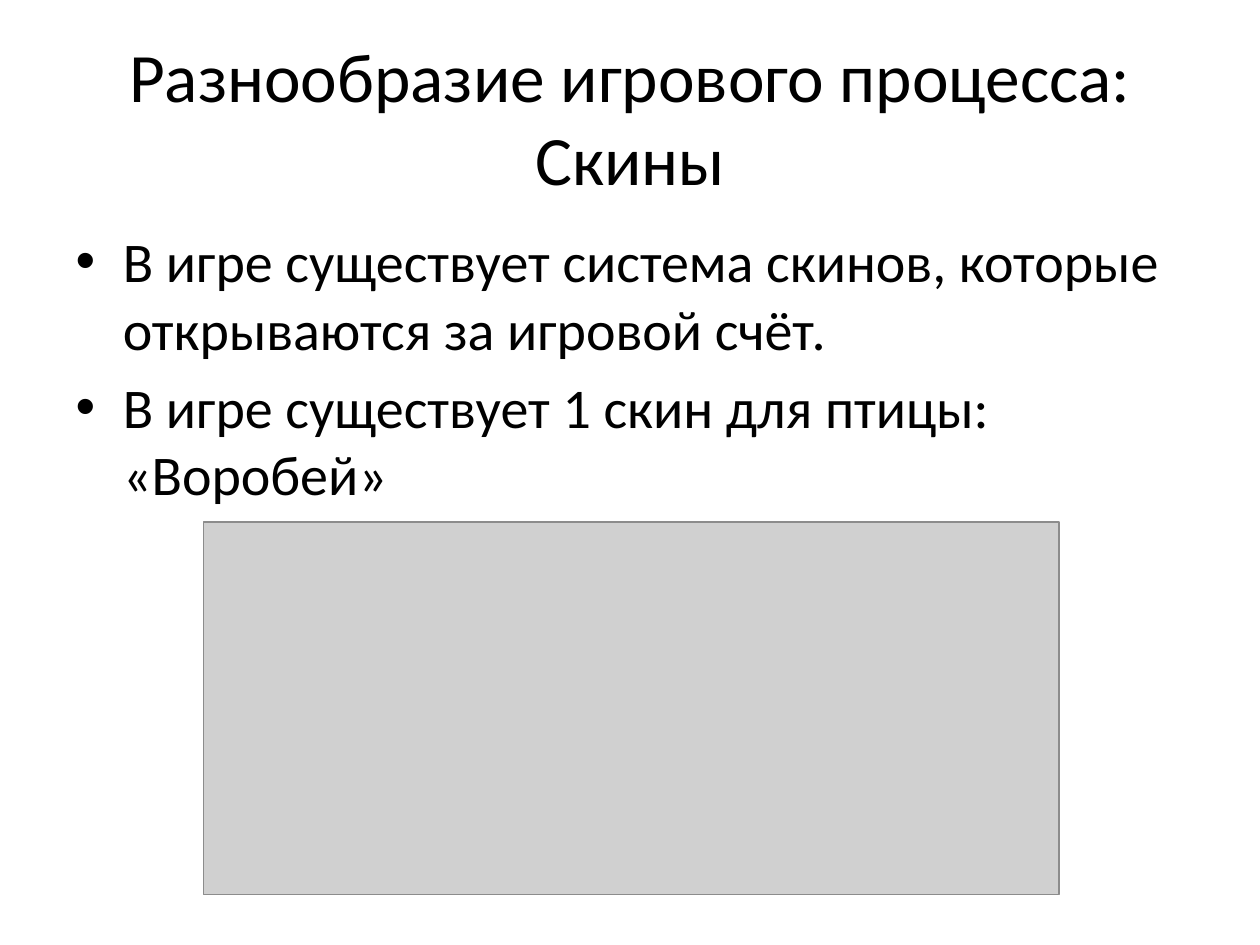
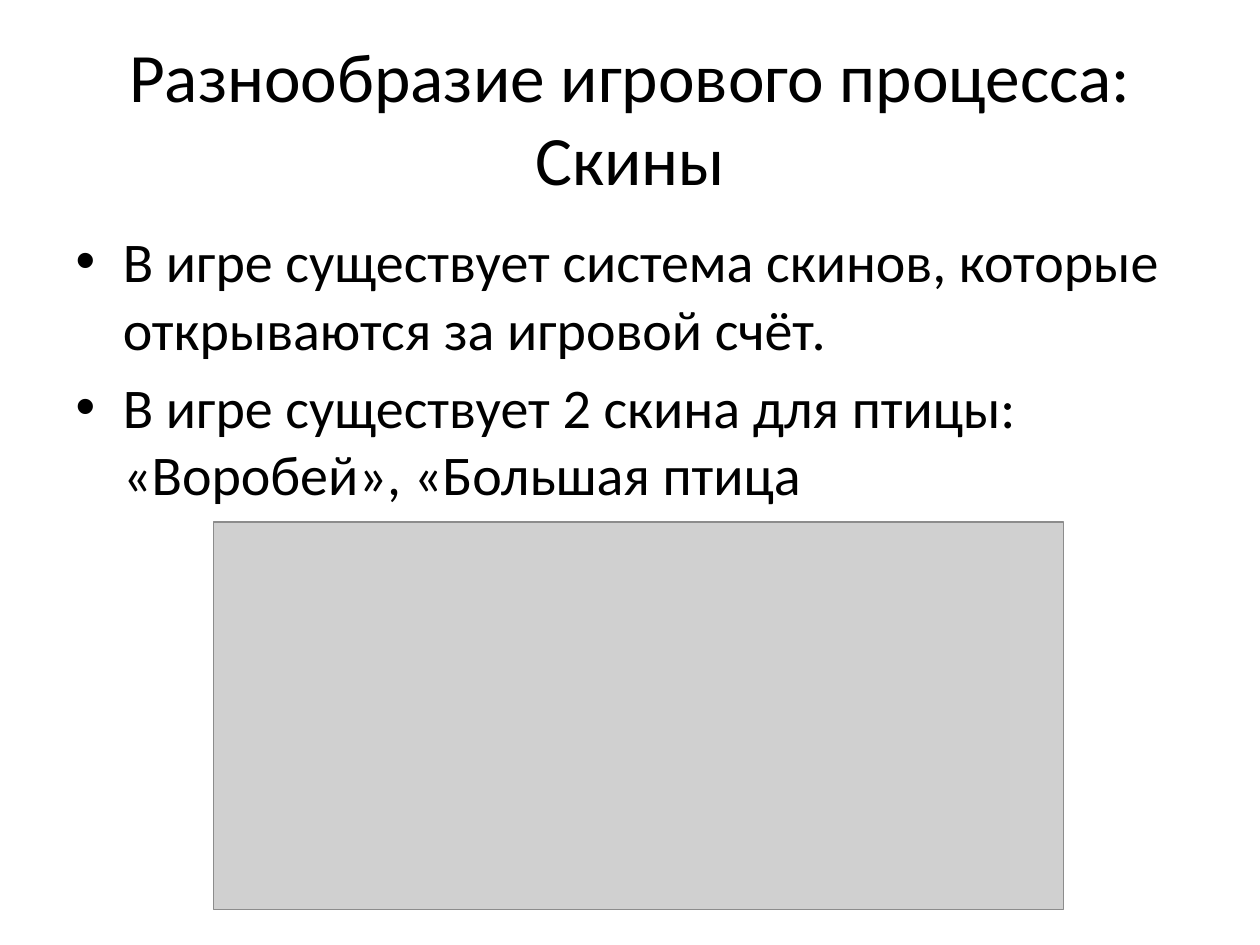
Before and after one commit to 100108sergey5/LMS_ProjectFlappyBird, a slide deck: slide 6 of Flappy Bird.pptx. Drawn at 1260x945 pixels with LibreOffice and Linux fonts; fonts in the diff are those of the drawing; grey boxes stand for pictures. Boxes give left, top, right and bottom in pixels: in the first picture for what was removed or moved away, otherwise in the second. Text is boxed around its words. In the diff, an @@ line names an element or a change of style, - is before the commit and + after.

```diff
--- a/Flappy Bird.pptx
+++ b/Flappy Bird.pptx
@@ text at [123,391,1016,505]: text changed @@
-• В игре существует 1 скин для птицы: «Воробей»
+• В игре существует 2 скина для птицы: «Воробей», «Большая птица
@@ picture: place and size @@
-picture at [203,522,1058,895]
+picture at [213,522,1063,908]
```
Also in this commit, not shown: 1 slide added.
